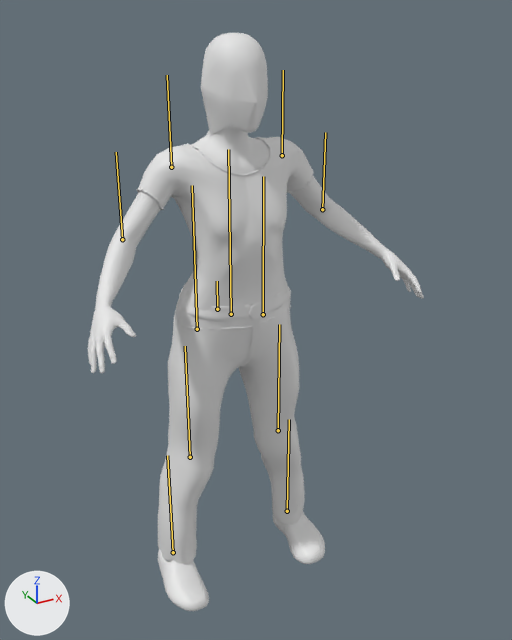
A saved change to the glTF model homeplane/static/motion-art/body/body.gltf.
The view is the same before and after, from a camera (50 mm lens) standing at (-0.913, -1.836, 1.807) and looking at (0.045, -0.094, 0.936). Arrows for +X, +Y and +Z are at lower left; the lights stay in place. The first picture is the older version. The bones that change, and the others that lie on the model, are drawn over the model as lines.

Names of what the first picture shows: 'MakeHuman continuous clothed teaching avatar'.
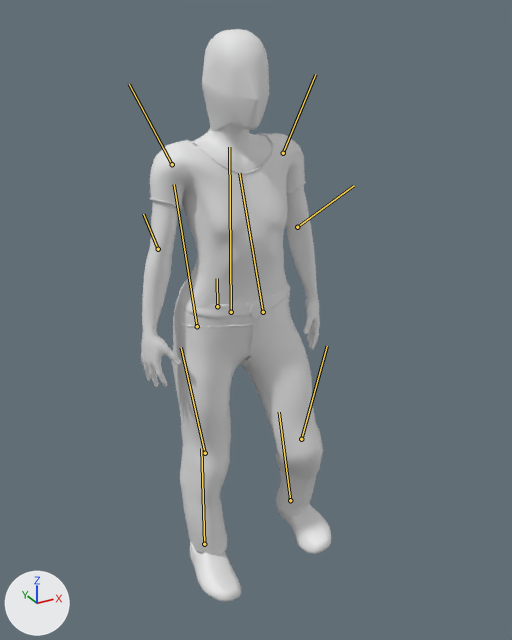
The newer file adds an action. The first version stands in its rest pose; the second is drawn at frame 88 of the action 'balance-side-leg-raise-hold'.

The change, as a diff of the scene's bpy script:
```diff
--- a/homeplane/static/motion-art/body/body.gltf.py
+++ b/homeplane/static/motion-art/body/body.gltf.py
@@ bone_hips @@
 bone_hips = bpy.data.objects['Armature'].pose.bones['hips']
-bone_hips.location = (0.0, 0.0, 0.0)
+bone_hips.location = (0.0, 0.008, 0.0)
@@ bone_legl @@
 bone_legl = bpy.data.objects['Armature'].pose.bones['legL']  # child of 'hips'
-bone_legl.rotation_quaternion = (1.0, 0.0, 0.0, 0.0)  # degrees (0, 0, 0)
+bone_legl.rotation_quaternion = (0.988, -0.151, -0.022, 0.017)  # degrees (-17, -2, 2)
@@ bone_kneel @@
 bone_kneel = bpy.data.objects['Armature'].pose.bones['kneeL']  # child of 'legL'
-bone_kneel.rotation_quaternion = (1.0, 0.0, 0.0, 0.0)  # degrees (0, 0, 0)
+bone_kneel.rotation_quaternion = (0.956, 0.288, 0.045, -0.022)  # degrees (34, 6, -1)
@@ bone_footl @@
 bone_footl = bpy.data.objects['Armature'].pose.bones['footL']  # child of 'kneeL'
-bone_footl.rotation_quaternion = (1.0, 0.0, 0.0, 0.0)  # degrees (0, 0, 0)
+bone_footl.rotation_quaternion = (0.987, -0.142, -0.015, 0.075)  # degrees (-16, 0, 9)
@@ bone_legr @@
 bone_legr = bpy.data.objects['Armature'].pose.bones['legR']  # child of 'hips'
-bone_legr.rotation_quaternion = (1.0, 0.0, 0.0, 0.0)  # degrees (0, 0, 0)
+bone_legr.rotation_quaternion = (0.998, -0.011, 0.002, 0.056)  # degrees (-1, 0, 6)
@@ bone_kneer @@
 bone_kneer = bpy.data.objects['Armature'].pose.bones['kneeR']  # child of 'legR'
-bone_kneer.rotation_quaternion = (1.0, 0.0, 0.0, 0.0)  # degrees (0, 0, 0)
+bone_kneer.rotation_quaternion = (1.0, 0.003, -0.005, 0.024)  # degrees (0, -1, 3)
@@ bone_footr @@
 bone_footr = bpy.data.objects['Armature'].pose.bones['footR']  # child of 'kneeR'
-bone_footr.rotation_quaternion = (1.0, 0.0, 0.0, 0.0)  # degrees (0, 0, 0)
+bone_footr.rotation_quaternion = (0.997, 0.008, 0.003, -0.081)  # degrees (1, 0, -9)
@@ bone_spine @@
 bone_spine = bpy.data.objects['Armature'].pose.bones['spine']  # child of 'hips'
-bone_spine.rotation_quaternion = (1.0, 0.0, 0.0, 0.0)  # degrees (0, 0, 0)
+bone_spine.rotation_quaternion = (1.0, 0.007, 0.0, 0.0)  # degrees (1, 0, 0)
@@ bone_arml @@
 bone_arml = bpy.data.objects['Armature'].pose.bones['armL']  # child of 'spine'
-bone_arml.rotation_quaternion = (1.0, 0.0, 0.0, 0.0)  # degrees (0, 0, 0)
+bone_arml.rotation_quaternion = (0.974, -0.01, -0.002, -0.228)  # degrees (-1, -1, -26)
@@ bone_elbowl @@
 bone_elbowl = bpy.data.objects['Armature'].pose.bones['elbowL']  # child of 'armL'
-bone_elbowl.rotation_quaternion = (1.0, 0.0, 0.0, 0.0)  # degrees (0, 0, 0)
+bone_elbowl.rotation_quaternion = (0.926, 0.361, 0.113, 0.01)  # degrees (43, 12, 6)
@@ bone_armr @@
 bone_armr = bpy.data.objects['Armature'].pose.bones['armR']  # child of 'spine'
-bone_armr.rotation_quaternion = (1.0, 0.0, 0.0, 0.0)  # degrees (0, 0, 0)
+bone_armr.rotation_quaternion = (0.974, -0.01, 0.002, 0.228)  # degrees (-1, 1, 26)
@@ bone_elbowr @@
 bone_elbowr = bpy.data.objects['Armature'].pose.bones['elbowR']  # child of 'armR'
-bone_elbowr.rotation_quaternion = (1.0, 0.0, 0.0, 0.0)  # degrees (0, 0, 0)
+bone_elbowr.rotation_quaternion = (0.926, 0.361, -0.113, -0.01)  # degrees (43, -12, -6)
```

Where the change shows, as pixel boxes [x1, y1, x2, y2] in the pictures (512 x 640 px):
'MakeHuman continuous clothed teaching avatar', posed (43% narrower)
    before: [87, 33, 424, 611]
    after: [141, 29, 331, 602]
bone 'hips', root to tip
    before: (217, 309) to (217, 281)
    after: (217, 306) to (217, 278)
bone 'legL', root to tip
    before: (263, 314) to (263, 176)
    after: (263, 312) to (239, 173)
bone 'kneeL', root to tip
    before: (278, 430) to (279, 324)
    after: (301, 439) to (327, 346)
bone 'footL', root to tip
    before: (287, 511) to (289, 419)
    after: (290, 500) to (279, 412)
bone 'legR', root to tip
    before: (197, 329) to (192, 185)
    after: (197, 326) to (174, 184)
bone 'kneeR', root to tip
    before: (190, 457) to (185, 346)
    after: (205, 453) to (181, 347)
bone 'footR', root to tip
    before: (173, 552) to (167, 455)
    after: (204, 544) to (201, 448)
bone 'spine', root to tip
    before: (231, 314) to (228, 149)
    after: (231, 312) to (229, 147)
bone 'armL', root to tip
    before: (282, 155) to (283, 70)
    after: (283, 153) to (315, 74)
bone 'elbowL', root to tip
    before: (322, 209) to (325, 132)
    after: (297, 227) to (354, 185)
bone 'armR', root to tip
    before: (171, 167) to (167, 75)
    after: (172, 164) to (129, 84)
bone 'elbowR', root to tip
    before: (122, 239) to (116, 152)
    after: (158, 249) to (143, 214)
